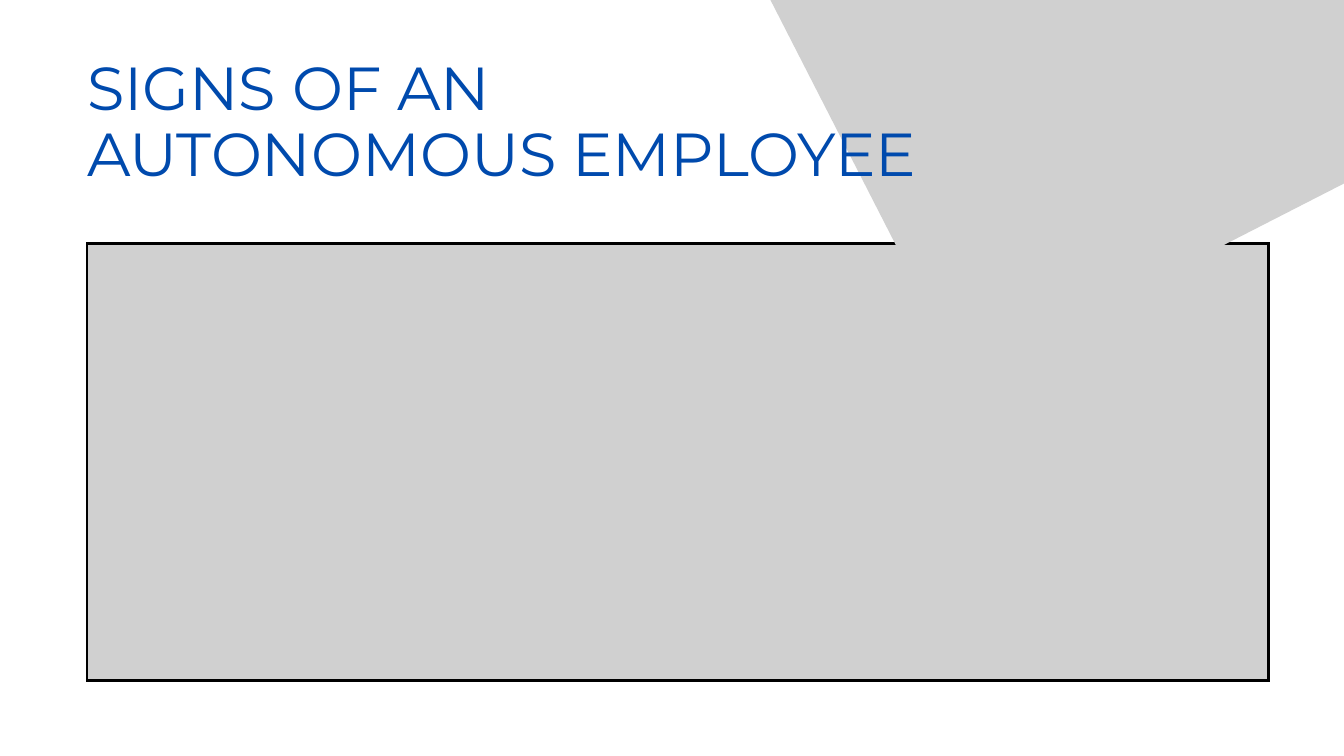
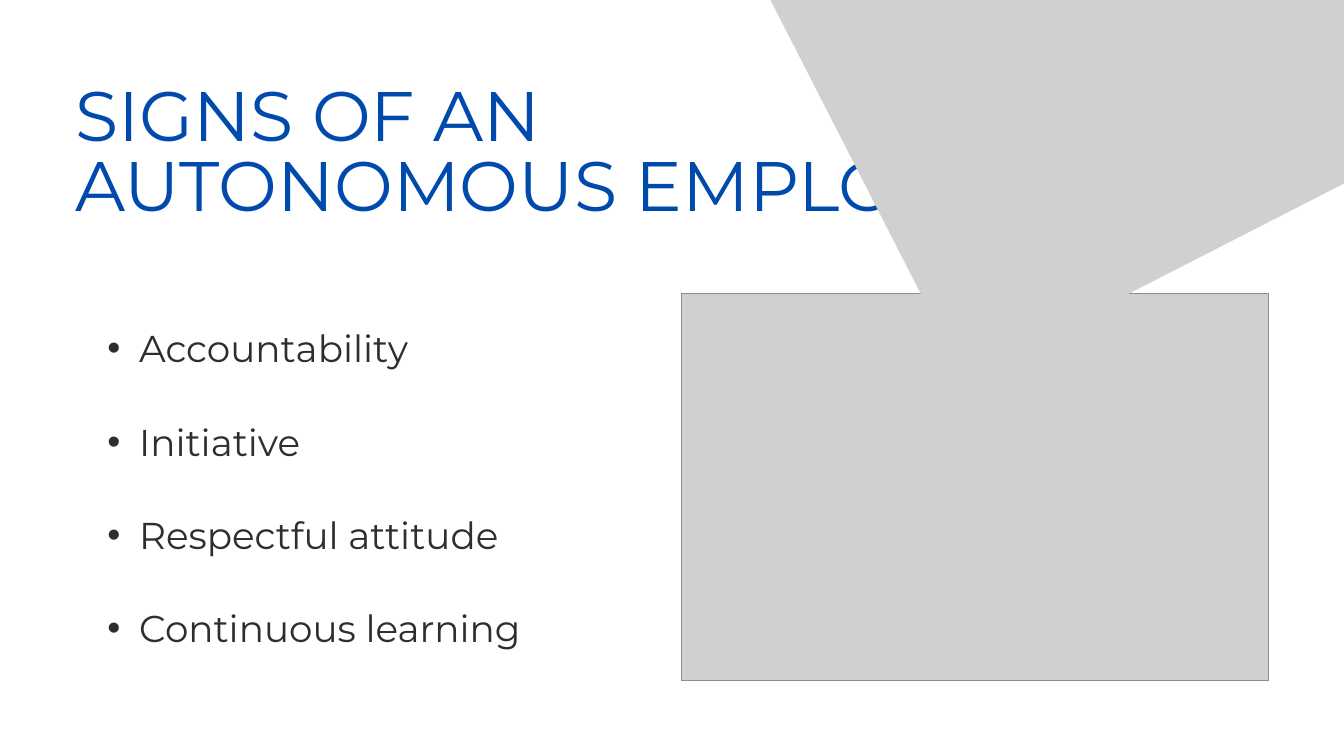
Before and after one commit to khuatbaonguyen123/JourneyToYourBest, a slide deck: slide 9 of Challenge 0/Challenge 0 - Khuat Bao Nguyen.pptx. Drawn at 1344x756 pixels with LibreOffice and Linux fonts; fonts in the diff are those of the drawing; grey boxes stand for pictures. Boxes give left, top, right and bottom in pixels: in the first picture for what was removed or moved away, otherwise in the second. Text is boxed around its words. In the diff, an @@ line names an element or a change of style, - is before the commit and + after.

```diff
--- a/Challenge 0/Challenge 0 - Khuat Bao Nguyen.pptx
+++ b/Challenge 0/Challenge 0 - Khuat Bao Nguyen.pptx
@@ text "SIGNS OF AN AUTONOMOUS EMPLOYEE": place and size @@
-text "SIGNS OF AN AUTONOMOUS EMPLOYEE" at bbox=[87, 67, 916, 191]
+text "SIGNS OF AN AUTONOMOUS EMPLOYEE" at bbox=[76, 91, 1032, 228]
@@ text "SIGNS OF AN AUTONOMOUS EMPLOYEE" at bbox=[76, 91, 1032, 228]: size 65 to 75 pt; line spacing 70.8pt to 75pt @@
@@ picture removed at bbox=[87, 243, 1269, 681] @@
@@ picture added at bbox=[681, 293, 1269, 680] @@
@@ text added at bbox=[139, 334, 521, 650], 40 pt, text #2E2E2E @@
+  • Accountability
+  • Initiative
+  • Respectful attitude
+  • Continuous learning
```
Also in this commit, not shown: 1 other slide changed, 3 slides added, 1 slide removed, 2 other files.
